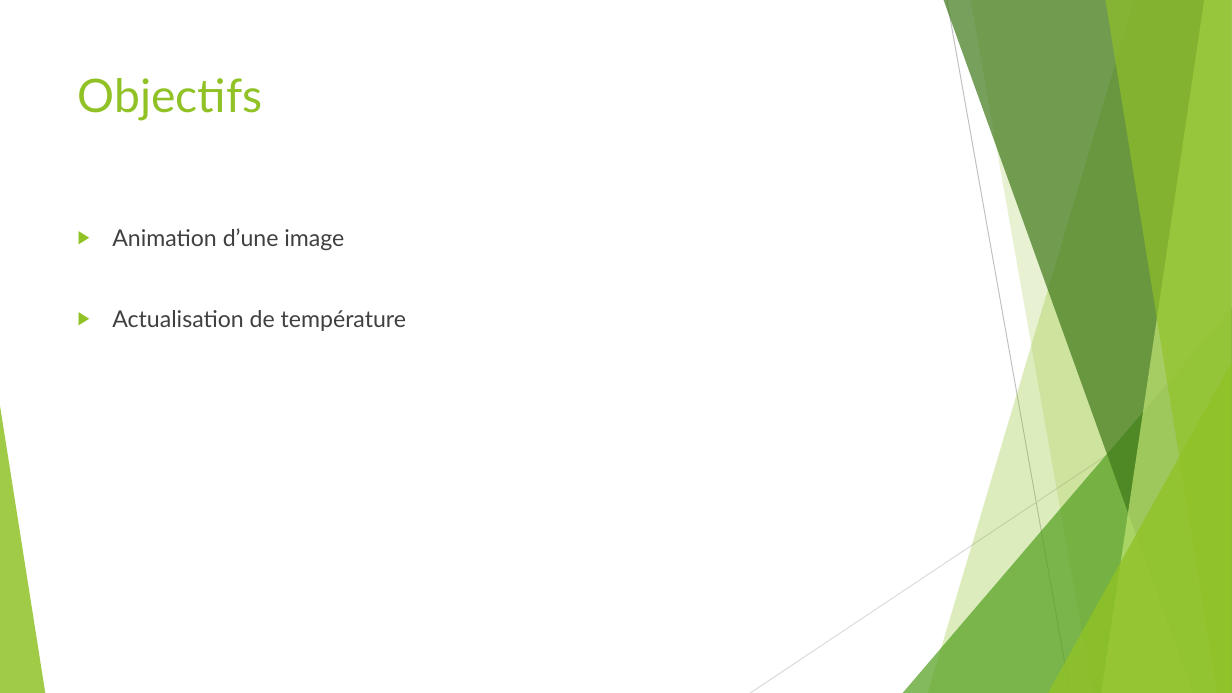
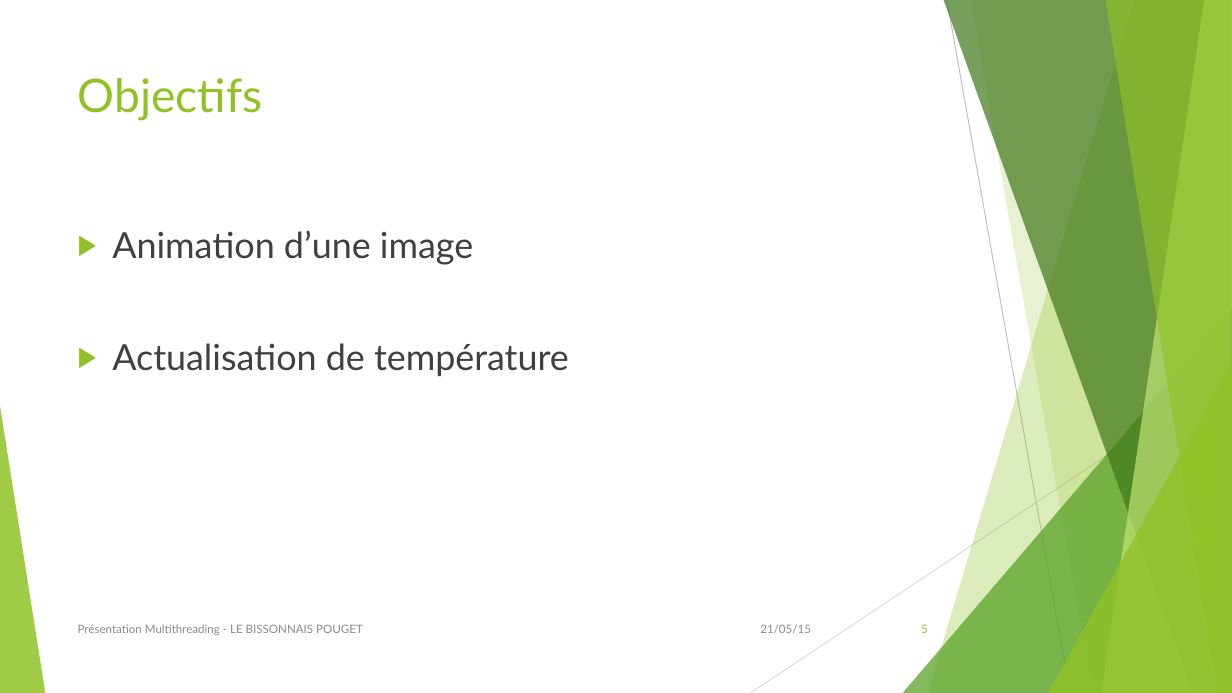
Before and after one commit to GautierLB/i4progparallele, a slide deck: slide 5 of Présentation Java multithread.pptx. Drawn at 1232x693 pixels with LibreOffice and Linux fonts; fonts in the diff are those of the drawing. Boxes give left, top, right and bottom in pixels: in the first picture for what was removed or moved away, otherwise in the second. Text is boxed around its words. In the diff, an @@ line names an element or a change of style, - is before the commit and + after.

```diff
--- a/Présentation Java multithread.pptx
+++ b/Présentation Java multithread.pptx
@@ text "Animation d’une image" at (112,230,569,376): size 18 to 28 pt @@
@@ text added at (78,624,363,635), 9 pt, text #8C8C8C @@
+Présentation Multithreading - LE BISSONNAIS POUGET
@@ text added at (760,624,811,634), 9 pt, text #8C8C8C @@
+21/05/15
@@ page number added at (921,624,928,633), 9 pt, text #90C226 @@
+5
```
Also in this commit, not shown: 11 other slides changed.
